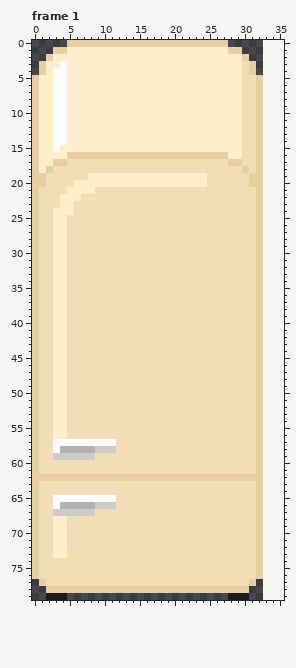
Edited in one commit: pixel-art file (Art/Office Pack/Objects/fridge.ase). Above, as it was before the edit.
33x80 pixels, 1 frame. Shown: frame 1. The old version is drawn lined up with the new one, on the new canvas. The commit also changed other frames, which this record leaves out.
And afterwards:
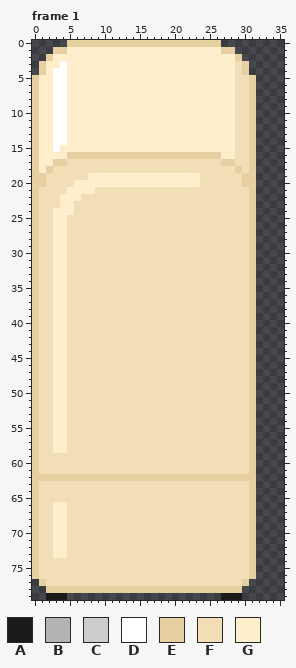
Palette (. is transparent): A #1a1a1a  B #b3b3b3  C #cccccc  D #ffffff  E #e6cfa1  F #f2deb6  G #ffeecc
Change:
canvas 33x80 -> 36x80
Changed rows in their new state; - is an unchanged pixel.
Frame 1:
first column x 3:
 0 ------------------------.-----
 1 ------------------------E-.---
 2 --------------------------E.--
 3 --------------------------FE.-
 4 --------------------------FE.-
 5 --------------------------F-E.
 6 --------------------------F-E.
 7 --------------------------F-E.
 8 --------------------------F-E.
 9 --------------------------F-E.
10 --------------------------F-E.
11 --------------------------F-E.
12 --------------------------F-E.
13 --------------------------F-E.
14 --------------------------F-E.
15 --------------------------F-E.
16 ------------------------G-F-E.
17 ------------------------E-F-E.
18 --------------------------EFE.
19 ---------------------F-----E-.
20 ---------------------F-----E-.
21 ----------------------------E.
22 ----------------------------E.
23 ----------------------------E.
24 ----------------------------E.
25 ----------------------------E.
26 ----------------------------E.
27 ----------------------------E.
28 ----------------------------E.
29 ----------------------------E.
30 ----------------------------E.
31 ----------------------------E.
32 ----------------------------E.
33 ----------------------------E.
34 ----------------------------E.
35 ----------------------------E.
36 ----------------------------E.
37 ----------------------------E.
38 ----------------------------E.
39 ----------------------------E.
40 ----------------------------E.
41 ----------------------------E.
42 ----------------------------E.
43 ----------------------------E.
44 ----------------------------E.
45 ----------------------------E.
46 ----------------------------E.
47 ----------------------------E.
48 ----------------------------E.
49 ----------------------------E.
50 ----------------------------E.
51 ----------------------------E.
52 ----------------------------E.
53 ----------------------------E.
54 ----------------------------E.
55 ----------------------------E.
56 ----------------------------E.
57 GGFFFFFFF-------------------E.
58 GGFFFFFFF-------------------E.
59 FFFFFF----------------------E.
60 ----------------------------E.
61 ----------------------------E.
62 -----------------------------.
63 ----------------------------E.
64 ----------------------------E.
65 FFFFFFFFF-------------------E.
66 GGFFFFFFF-------------------E.
67 GGFFFF----------------------E.
68 ----------------------------E.
69 ----------------------------E.
70 ----------------------------E.
71 ----------------------------E.
72 ----------------------------E.
73 ----------------------------E.
74 ----------------------------E.
75 ----------------------------E.
76 ----------------------------E.
77 ---------------------------E.-
78 ---------------------------.--
79 ------------------------A--.--
Boxes around the changes in both pictures, in picture pixels (x1, y1, x2, y2):
changed: (200, 40, 263, 600)
changed: (53, 439, 116, 460)
changed: (53, 495, 116, 516)
